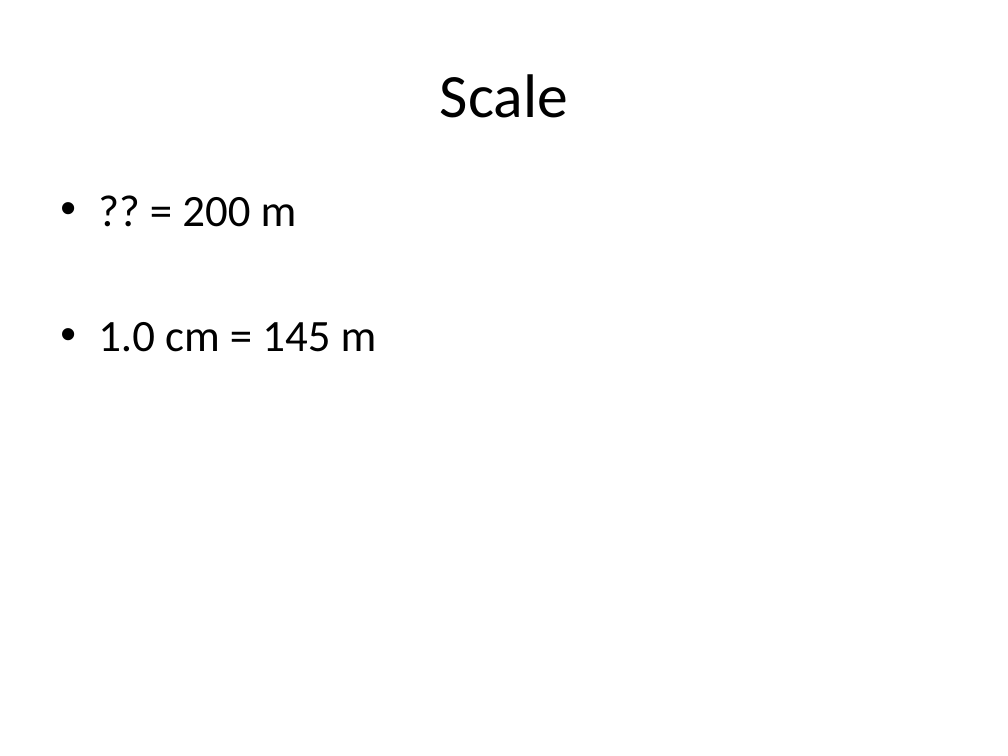
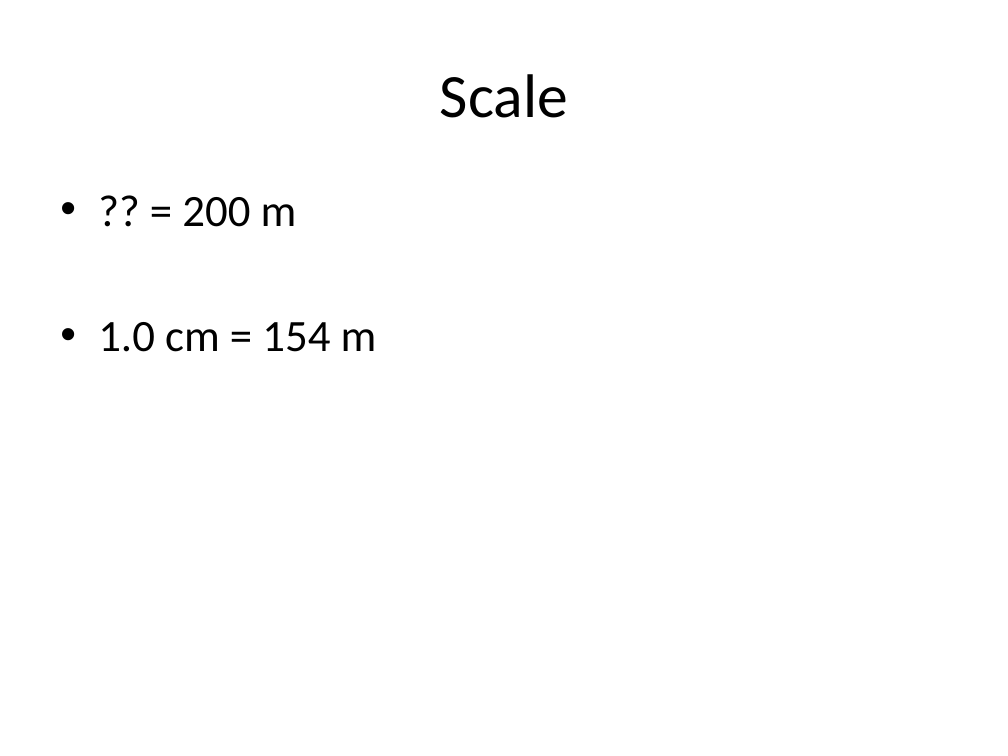
Before and after one commit to Greg5519/SPH3U0, a slide deck: slide 4 of Unit 3 Kinematics/Day01 ScalarsVectors/Displacement Mapping Activity.pptx. Drawn at 1008x756 pixels with LibreOffice and Linux fonts; fonts in the diff are those of the drawing. Boxes give left, top, right and bottom in pixels: in the first picture for what was removed or moved away, otherwise in the second. Text is boxed around its words. In the diff, an @@ line names an element or a change of style, - is before the commit and + after.

```diff
--- a/Unit 3 Kinematics/Day01 ScalarsVectors/Displacement Mapping Activity.pptx
+++ b/Unit 3 Kinematics/Day01 ScalarsVectors/Displacement Mapping Activity.pptx
@@ text at [98, 322, 377, 352]: text changed @@
-• 1.0 cm = 145 m
+• 1.0 cm = 154 m
```
Also in this commit, not shown: 4 other slides changed, 1 slide added, 1 other file.
